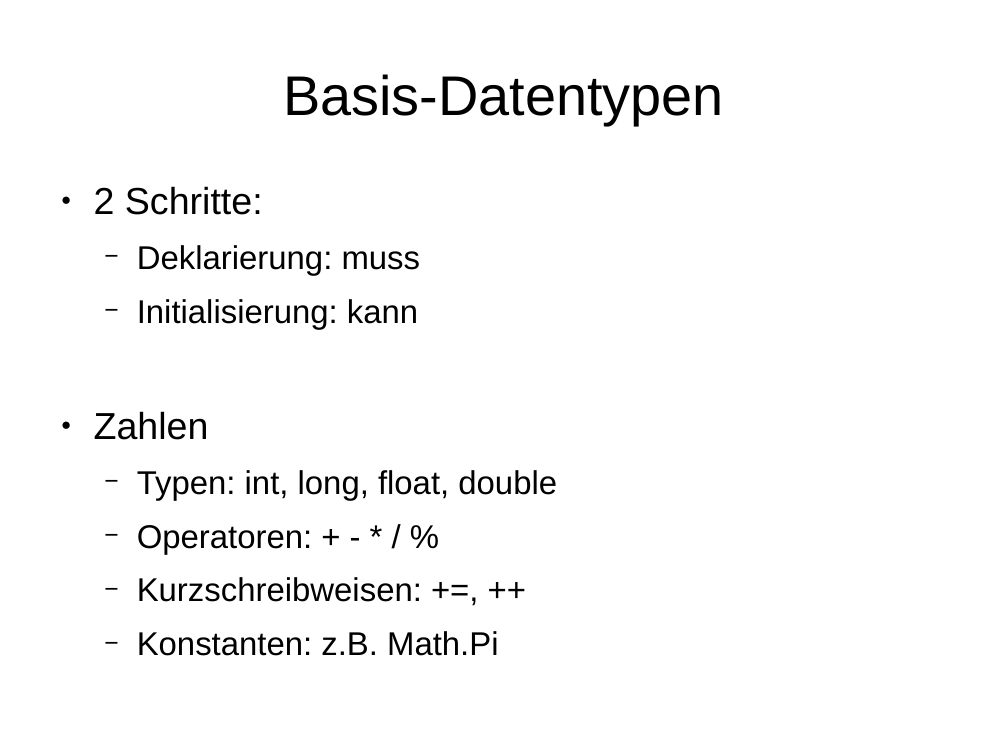
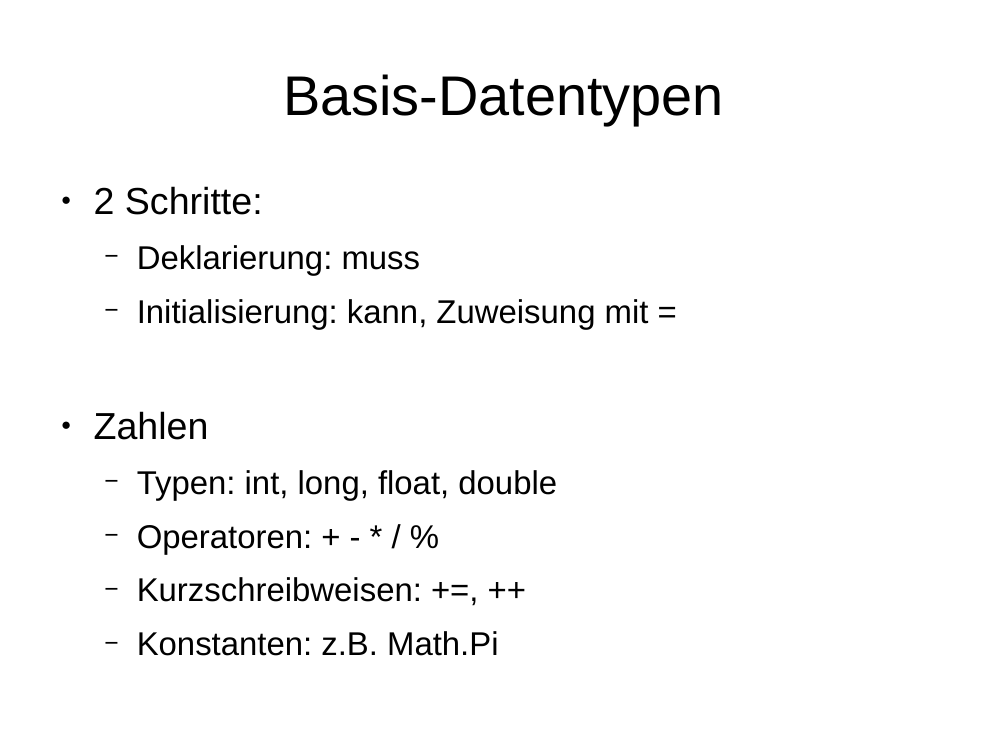
Before and after one commit to mn-io/hello-java, a slide deck: slide 10 of Vorlesung.odp. Drawn at 1008x756 pixels with LibreOffice and Linux fonts; fonts in the diff are those of the drawing. Boxes give left, top, right and bottom in pixels: in the first picture for what was removed or moved away, otherwise in the second. Text is boxed around its words. In the diff, an @@ line names an element or a change of style, - is before the commit and + after.

```diff
--- a/Vorlesung.odp
+++ b/Vorlesung.odp
@@ text at <box>137,299,649,329</box>: text changed @@
-  − Initialisierung: kann
+  − Initialisierung: kann, Zuweisung mit =
```
Also in this commit, not shown: 7 other slides changed, 7 slides added, 3 slides removed, 1 other file.
